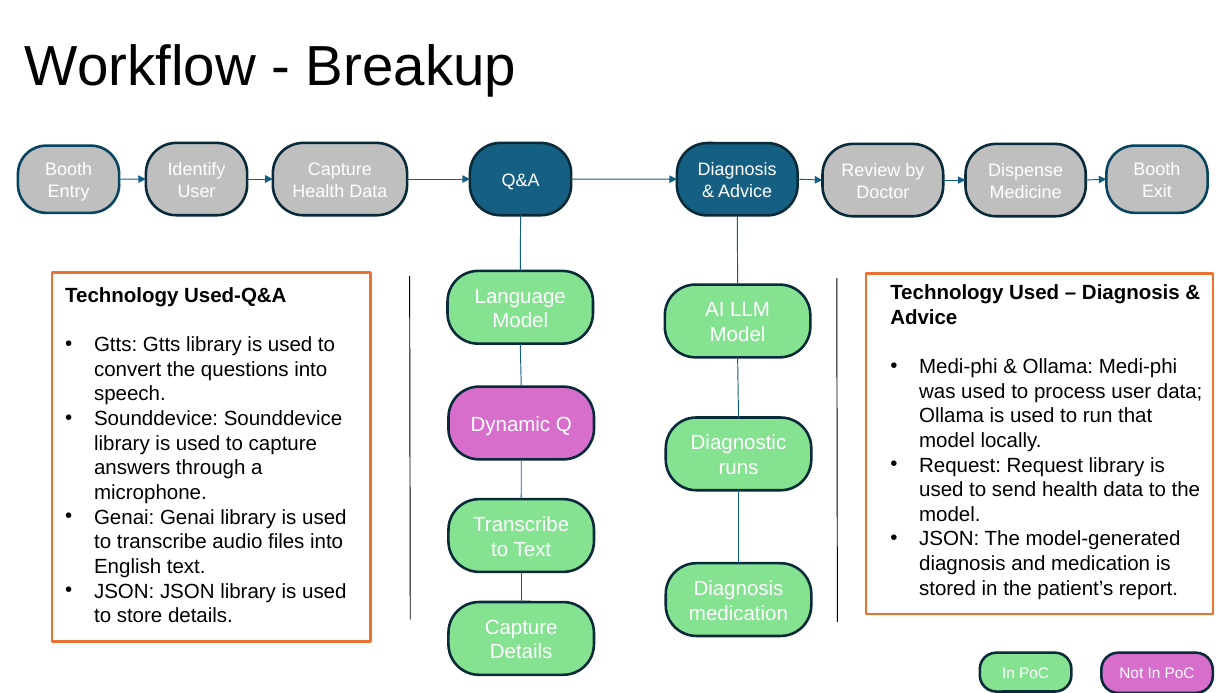
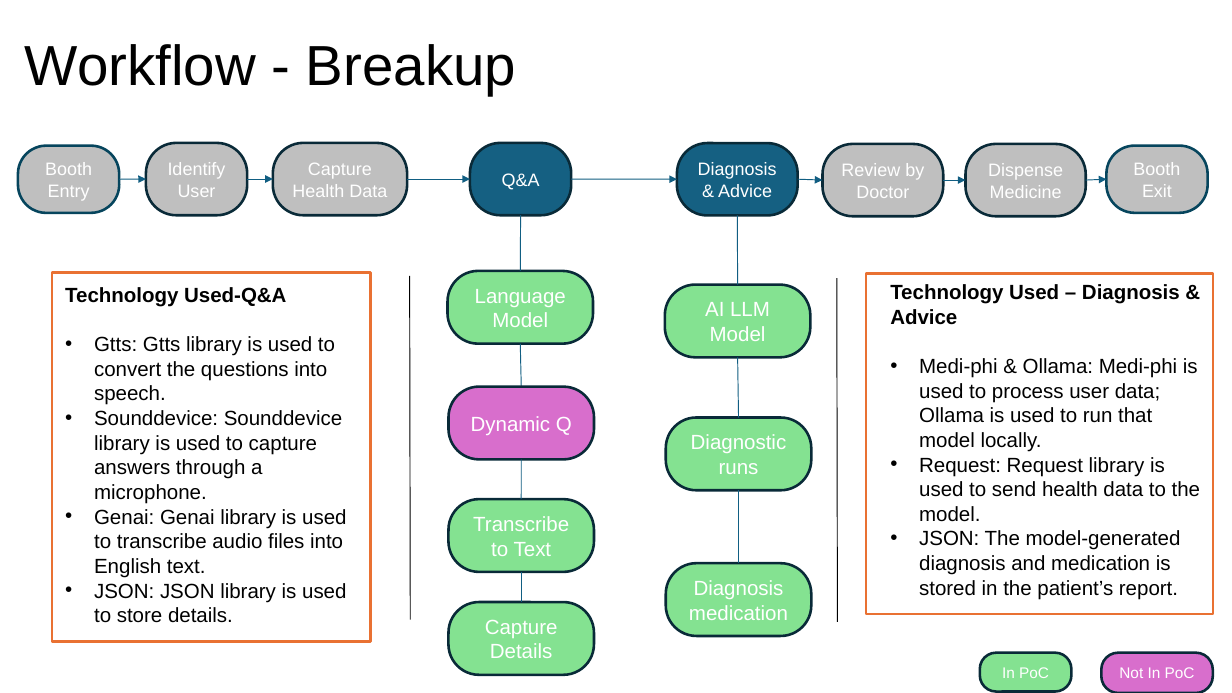
Before and after one commit to Akshobha/Robo-project, a slide deck: slide 8 of CSTA-Robo_Bharat-Level2-Hackathon-2026-SriKumaranPublicSchool.pptx (slide 7 before the commit). Drawn at 1232x693 pixels with LibreOffice and Linux fonts; fonts in the diff are those of the drawing. Boxes give left, top, right and bottom in pixels: in the first picture for what was removed or moved away, otherwise in the second. Text is boxed around its words. In the diff, an @@ line names an element or a change of style, - is before the commit and + after.

```diff
--- a/CSTA-Robo_Bharat-Level2-Hackathon-2026-SriKumaranPublicSchool.pptx
+++ b/CSTA-Robo_Bharat-Level2-Hackathon-2026-SriKumaranPublicSchool.pptx
@@ text at box(919, 358, 1198, 452): text changed @@
-• Medi-phi & Ollama: Medi-phi was used to process user data; Ollama is used to run that model locally.
+• Medi-phi & Ollama: Medi-phi is used to process user data; Ollama is used to run that model locally.
```
Also in this commit, not shown: 2 other slides changed, 1 slide added.
